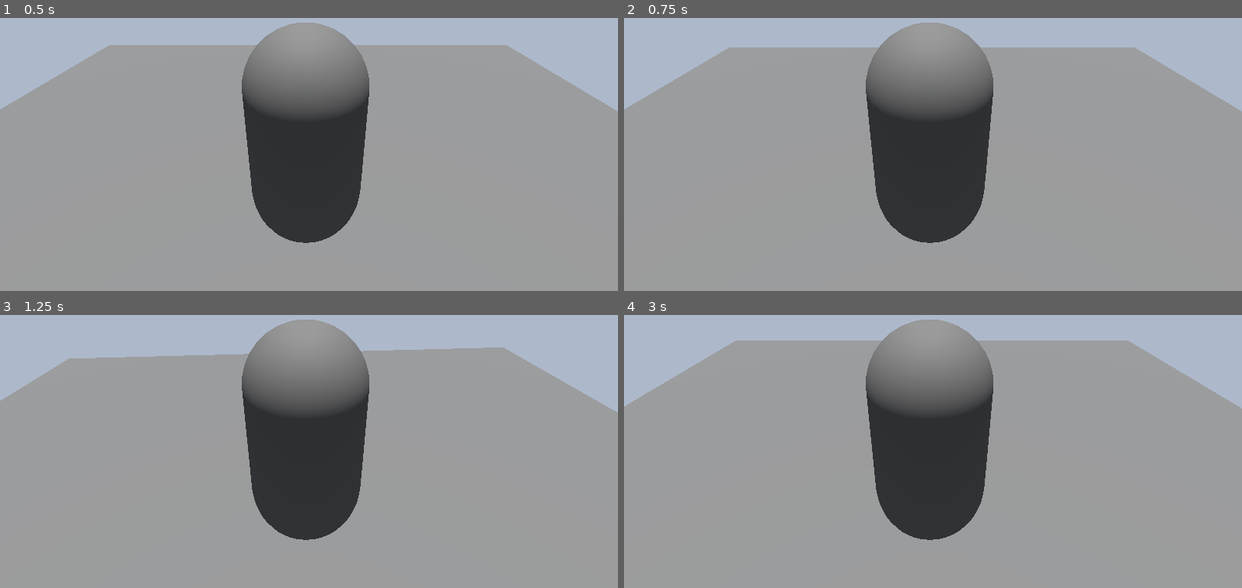
Above: before the commit, frames 1-4 (two rows, left to right).
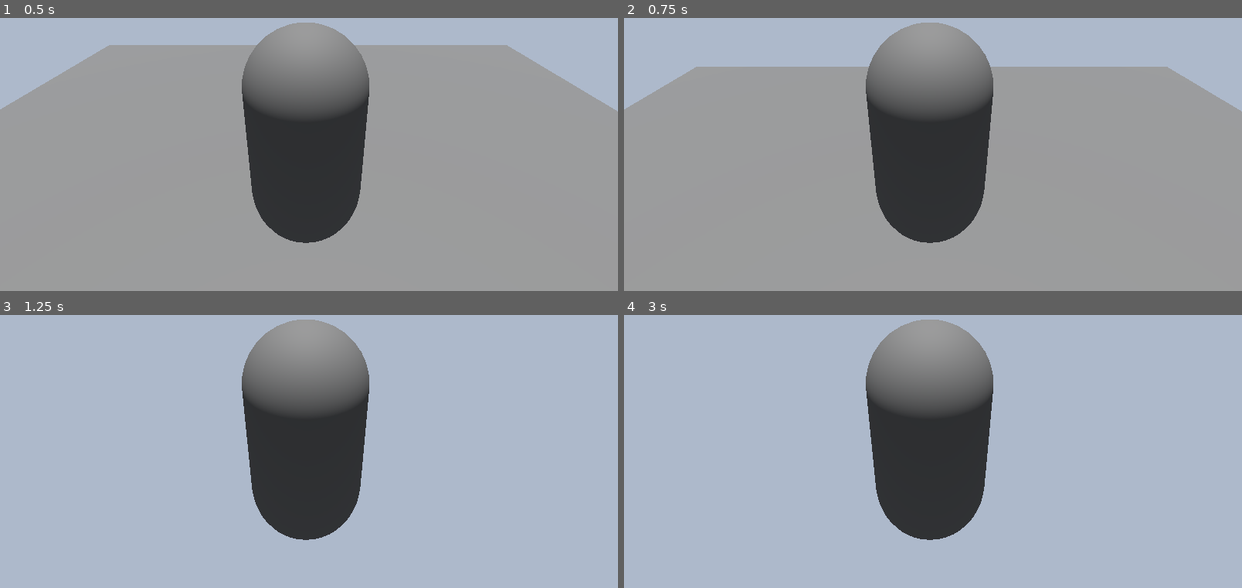
Above: after the commit, the same moments.

Repository: funhouse-ghoul/ChopShop
Game: Godot game, scene res://Scenes/2dMove.tscn
Two runs of this game, one before a commit and one after it. Both use one fixed random seed, a clock stepped at 60 frames per second and the inputs below.
Inputs:
- Up to frame 1 (0.5 s): no input
- Up to frame 2 (0.75 s): tap Enter at 0.5 s; hold Up (io+x) from 0.53 s (still down)
- Up to frame 3 (1.25 s): keep holding Up (io+x); tap D (io+y) at 0.8 s
- Up to frame 4 (3 s): release Up (io+x) at 1.28 s; tap D (io+y) at 1.35 s; tap Down (io-x) at 1.55 s; tap Space at 2 s; hold Down (io-x) 2.03-2.78 s; tap A (io-y) at 2.3, 2.85 s

Frame 1 is identical in both runs. In frame 2, 3.7% of the frame differs, in the area x 11-88%, y 10-18%; in frame 3, 71%; in frame 4, 73%, in the area x 0-100%, y 9-100%.

Commit message:
Ran into bug in understanding of coordinate system, fixing

Diff:
--- a/Scenes/2dMove.tscn
+++ b/Scenes/2dMove.tscn
@@ -37,6 +37,7 @@
 [node name="CharacterBody3D" type="CharacterBody3D" parent="." unique_id=479084047]
 transform = Transform3D(1, 0, 0, 0, 1, 0, 0, 0, 1, 0, 1.0595083, 0)
 script = ExtResource("1_vqktc")
+mov_sty = 1
 
 [node name="LightDummy" type="MeshInstance3D" parent="CharacterBody3D" unique_id=1297722043]
 mesh = SubResource("CapsuleMesh_kgtat")
--- a/Scripts/1d_player_mov.gd
+++ b/Scripts/1d_player_mov.gd
@@ -4,7 +4,6 @@
 # Called when the node enters the scene tree for the first time.
 func _ready() -> void:
 	pass # Replace with function body.
-
 
 # Called every frame. 'delta' is the elapsed time since the previous frame.
 func _process(delta: float) -> void:
--- a/Scripts/2d_player_mov.gd
+++ b/Scripts/2d_player_mov.gd
@@ -3,7 +3,8 @@
 @export var y_rot_spd := 1.0
 @export var x_lin_spd := 1.0
 @export var y_lin_spd := 1.0
-
+enum Move_Style {TANK, FLAT2D}
+@export var mov_sty := Move_Style.TANK
 # Called when the node enters the scene tree for the first time.
 func _ready() -> void:
 	pass # Replace with function body.
@@ -11,8 +12,12 @@
 # Called every frame. 'delta' is the elapsed time since the previous frame.
 func _physics_process(delta: float) -> void:
 	#---Movement---
-	lin_1d_and_rot(delta)
-	#lin_2d_move()
+	match mov_sty:
+		Move_Style.TANK:
+			lin_1d_and_rot(delta)
+		Move_Style.FLAT2D:
+			lin_2d_move()
+
 	move_and_slide()
 	#---End---
 
@@ -34,8 +39,8 @@
 
 #Applies motion to object in x axis
 func proc_lin_move_x():
-	velocity.x = Input.get_axis("io+x","io-x")*-x_lin_spd
+	velocity += basis.x*Input.get_axis("io+x","io-x")*-x_lin_spd
 
 #Applies motion to object in y axis
 func proc_lin_move_y():
-	velocity.y = Input.get_axis("io+y","io-y")*y_lin_spd
+	velocity += basis.z*Input.get_axis("io+y","io-y")*y_lin_spd
